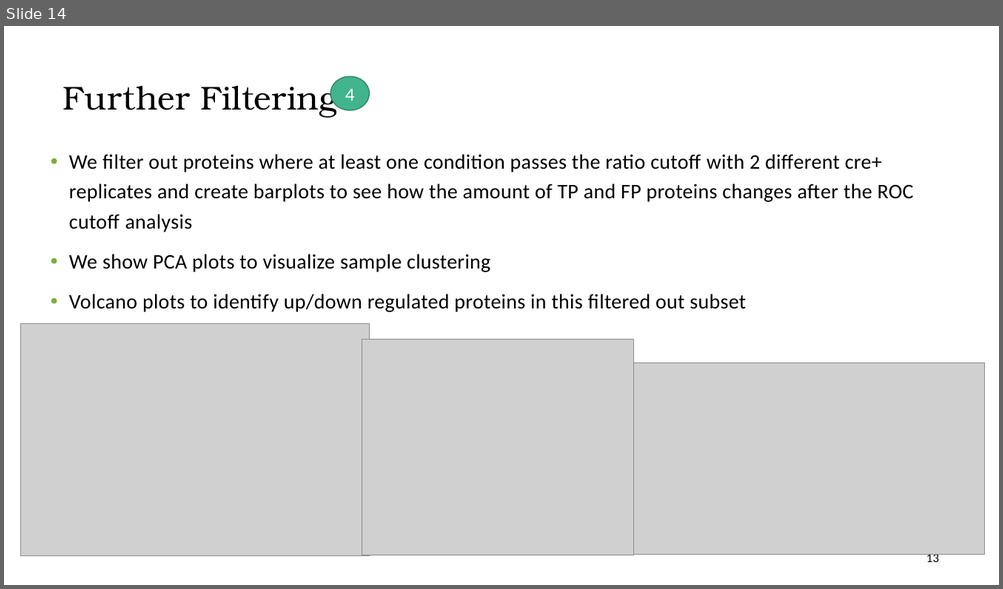
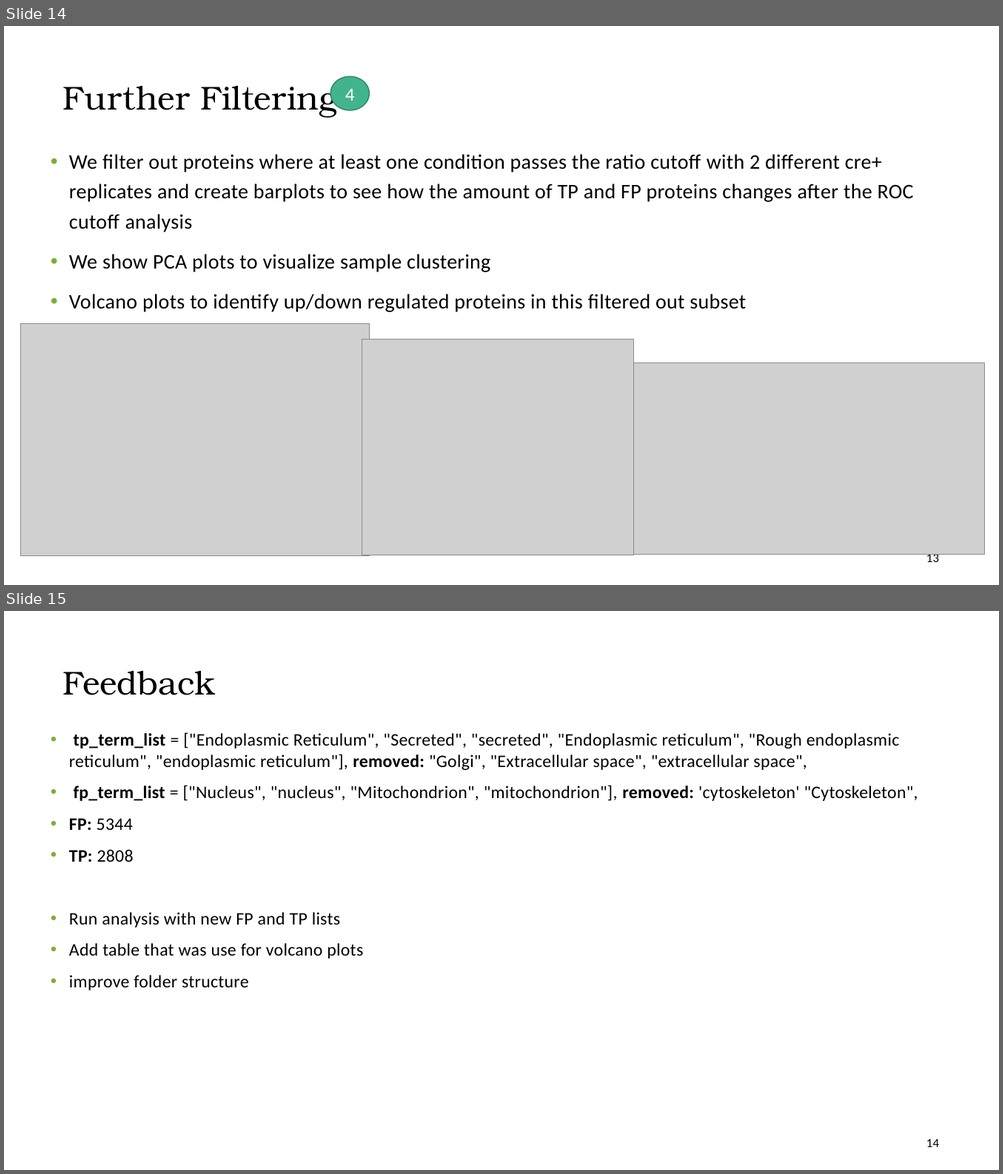
Before and after one commit to vinogradova-lab/cell-type-specific-proximity-labeling, a slide deck: turboid_analysis_012723.pptx. Shown one above the other, each under a label of ours: slide 14 before the commit, slides 14 and 15 after it. The pictures are 1003x589 and 1003x1174 pixels, drawn with LibreOffice and Linux fonts; fonts in the diff are those of the drawing; grey boxes stand for pictures. Boxes give left, top, right and bottom in pixels: in the first picture for what was removed or moved away, otherwise in the second. Text is boxed around its words. In the diff, an @@ line names an element or a change of style, - is before the commit and + after.

```diff
--- a/turboid_analysis_012723.pptx
+++ b/turboid_analysis_012723.pptx
@@ slide 15 added at (4,611,999,1170), background #FFFFFF @@
@@ title added at (62,671,215,695), 32 pt, text #000000 @@
+Feedback
@@ text added at (69,732,918,991), 17 pt, text #000000 @@
+• tp_term_list = ["Endoplasmic Reticulum", "Secreted", "secreted", "Endoplasmic reticulum", "Rough endoplasmic reticulum", "endoplasmic reticulum"], removed: "Golgi", "Extracellular space", "extracellular space",
+• fp_term_list = ["Nucleus", "nucleus", "Mitochondrion", "mitochondrion"], removed: 'cytoskeleton' "Cytoskeleton",
+• FP: 5344
+• TP: 2808
+• Run analysis with new FP and TP lists
+• Add table that was use for volcano plots
+• improve folder structure
@@ page number added at (926,1139,939,1147), 12 pt, text #000000 @@
+14
```
Also in this commit, not shown: 14 other files.
